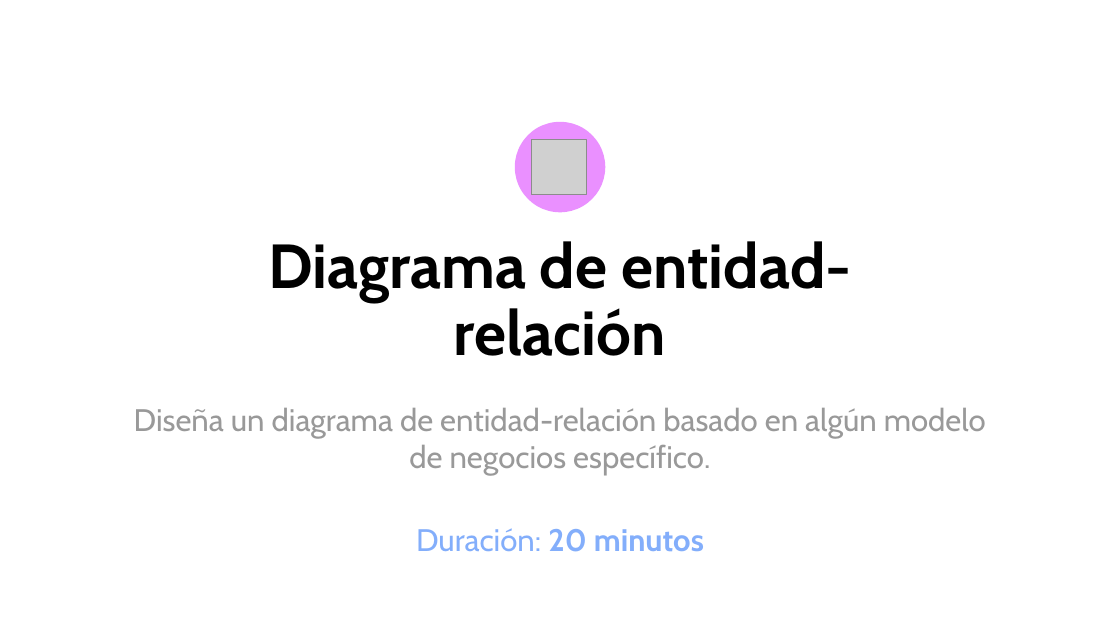
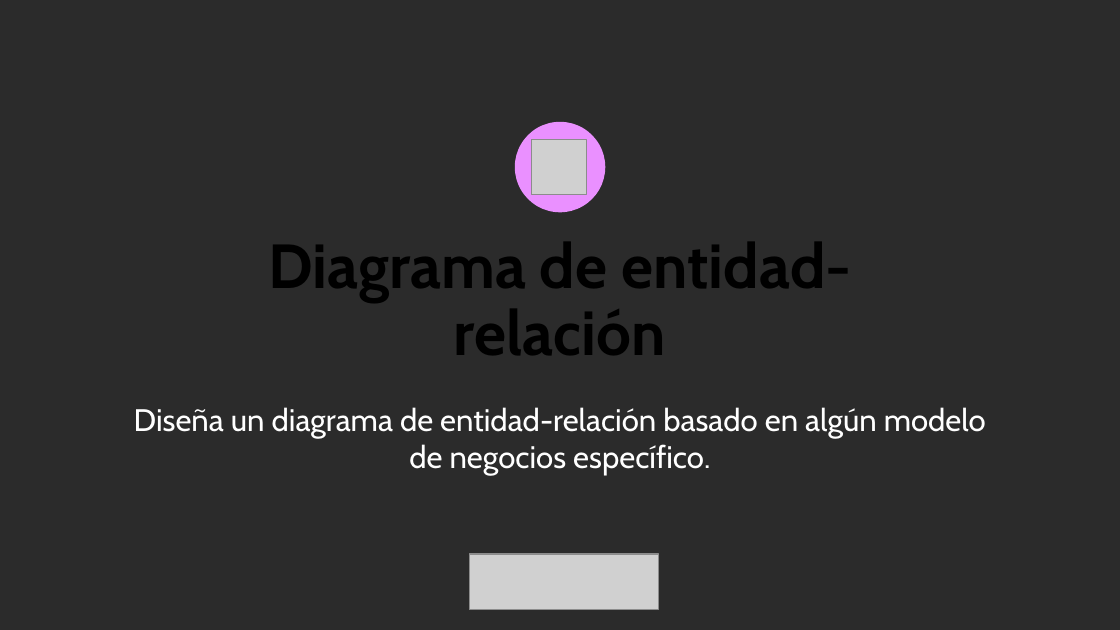
Before and after one commit to Arturogrottoli/Project-SQL, a slide deck: slide 21 of Clase01/Unidad 1 - Bases de Datos Relacionales.pptx (slide 22 before the commit). Drawn at 1120x630 pixels with LibreOffice and Linux fonts; fonts in the diff are those of the drawing; grey boxes stand for pictures; background and template pictures are left out; a plain dark background stands for a picture behind light text. Boxes give left, top, right and bottom in pixels: in the first picture for what was removed or moved away, otherwise in the second. Text is boxed around its words. In the diff, an @@ line names an element or a change of style, - is before the commit and + after.

```diff
--- a/Clase01/Unidad 1 - Bases de Datos Relacionales.pptx
+++ b/Clase01/Unidad 1 - Bases de Datos Relacionales.pptx
@@ background #FFFFFF to picture (left out) @@
@@ text "Diseña un diagrama de entidad-relación ..." at (x1=134, y1=407, x2=986, y2=476): text colour #999999 to #FFFFFF @@
@@ text removed at (x1=416, y1=528, x2=704, y2=552) @@
-Duración: 20 minutos
@@ picture added at (x1=469, y1=554, x2=659, y2=609) @@
```
Also in this commit, not shown: 2 other slides changed, 2 slides removed, 2 other files.
